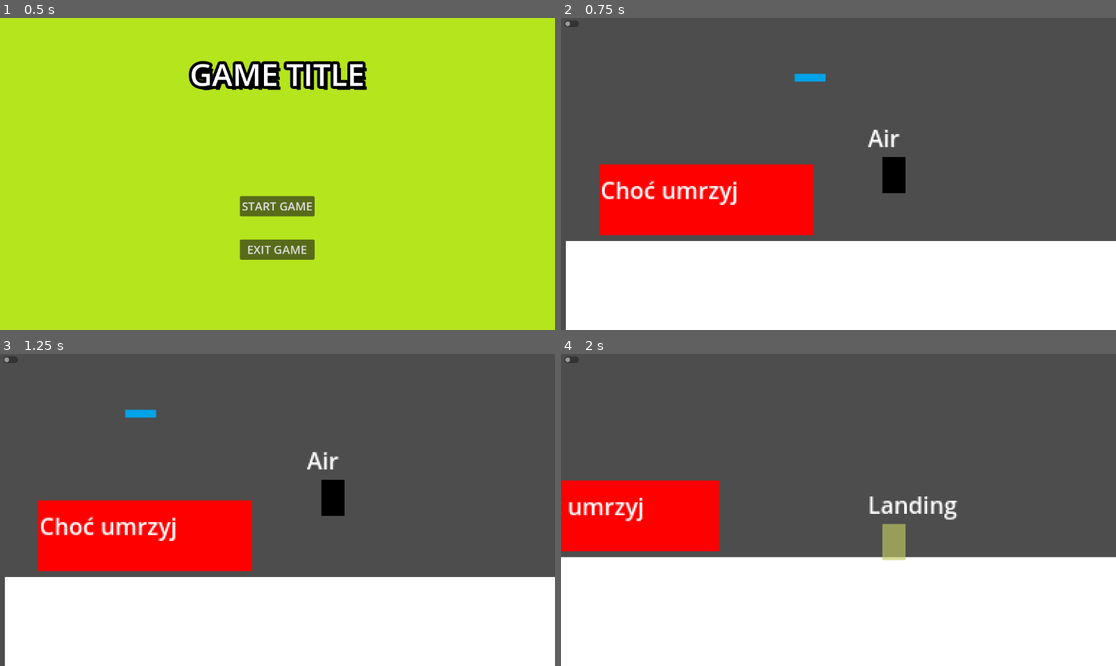
Above: before the commit, frames 1-4 (two rows, left to right).
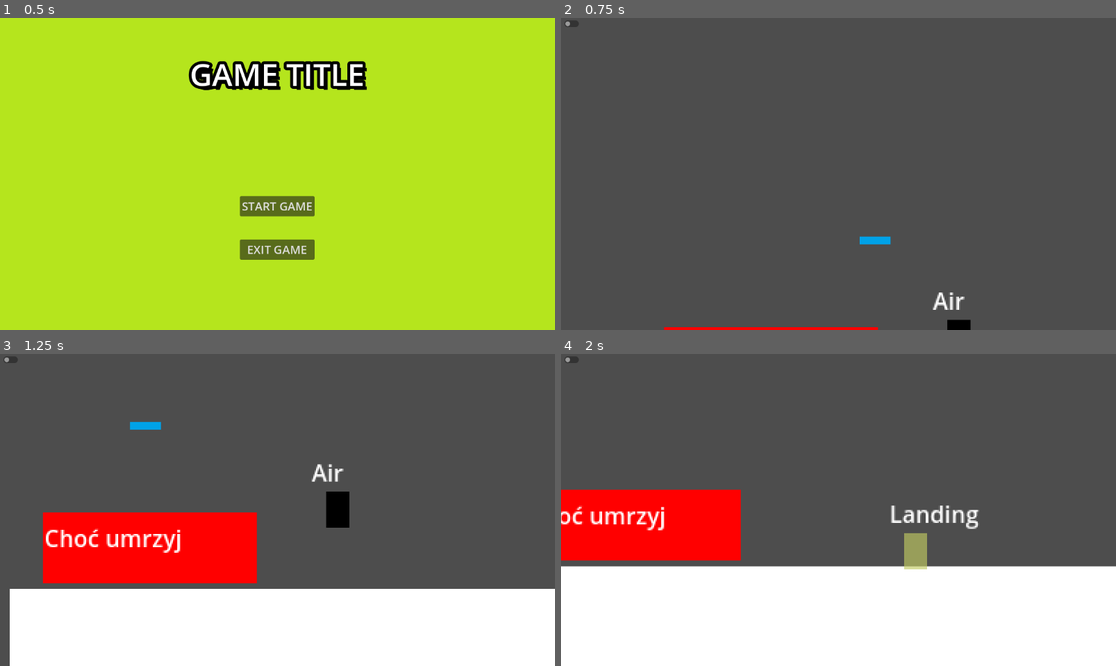
Above: after the commit, the same moments.

Repository: JohnnyArachnid/GameJam2024
Game: Godot game, scene res://nodes/main/main.tscn
Two runs of this game, one before a commit and one after it. Both use one fixed random seed, a clock stepped at 60 frames per second and the inputs below.
Inputs (mouse positions are in pixels of both pictures, inside the frame that each line leads up to):
- Up to frame 1 (0.5 s): no input
- Up to frame 2 (0.75 s): click "START GAME" at 0.5 s
- Up to frame 3 (1.25 s): no input
- Up to frame 4 (2 s): move the mouse to (960, 494) at 1.27 s; press the mouse at (960, 494) at 1.28 s; hold D (move_right) from 1.28 s (still down); tap Space (jump) at 1.52 s

Frame 1 is identical in both runs. In frame 2, 38% of the frame differs, in the area x 0-100%, y 17-100%; in frame 3, 9.0%; in frame 4, 7.8%.

Commit message:
Smooth Camera

Diff:
--- a/nodes/game/game.tscn
+++ b/nodes/game/game.tscn
@@ -89,5 +89,7 @@
 
 [node name="Camera2D" type="Camera2D" parent="."]
 position = Vector2(249, 512)
+process_callback = 0
+position_smoothing_enabled = true
 drag_horizontal_enabled = true
 drag_vertical_enabled = true
